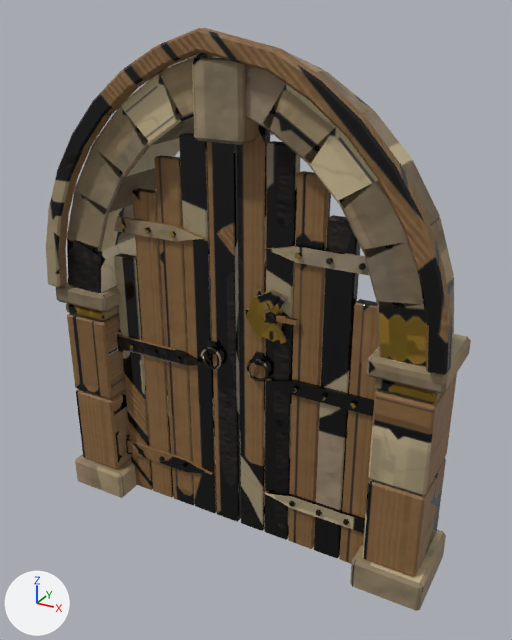
The glTF model games/crestbound/assets/models/keep/gate_door.glb: old version first, new version second.
Both versions are drawn from a 50 mm camera at (2.99, -5.23, 4.9) aimed at (0.12, 0.0, 2.29). The axes (+X, +Y, +Z) are drawn at lower left. The lights are the same throughout. The first picture is the older version. Vertices at exactly the same position are counted once.

Objects in the first picture: 'gate_door'.
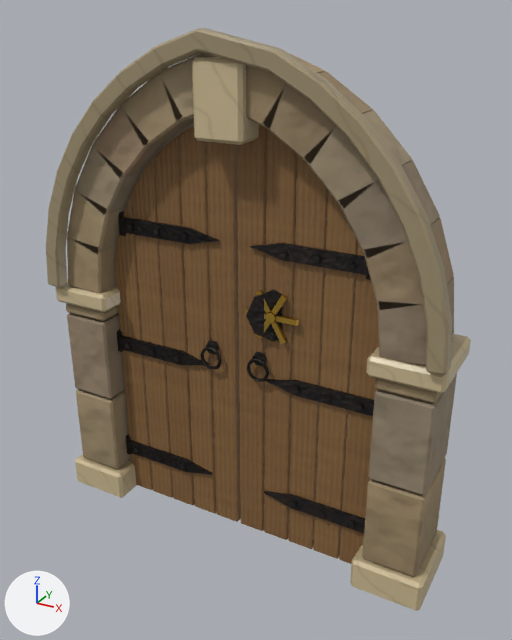
Boxes [x1, y1, x2, y2] around the edits, measured in the pictures (512 x 640 px; the box of a moved part takes in the faces that stretch with it):
part 1 of me_gate_door, moved or reshaped: before [138, 449, 143, 455]; after [134, 448, 139, 453]
part 2 of me_gate_door, moved or reshaped: before [130, 344, 136, 350]; after [125, 343, 131, 349]
part 3 of me_gate_door, moved or reshaped: before [114, 216, 205, 242]; after [120, 217, 220, 244]
part 4 of me_gate_door, moved or reshaped: before [120, 223, 126, 229]; after [128, 224, 134, 230]
part 5 of me_gate_door, moved or reshaped: before [144, 227, 151, 233]; after [154, 229, 160, 235]
part 6 of me_gate_door, moved or reshaped: before [169, 231, 176, 238]; after [181, 233, 188, 240]
part 7 of me_gate_door, moved or reshaped (not visible before): after [118, 211, 126, 236]
part 8 of me_gate_door, moved or reshaped: before [343, 519, 349, 526]; after [349, 521, 355, 528]
part 9 of me_gate_door, moved or reshaped: before [316, 510, 322, 516]; after [319, 511, 325, 518]
part 10 of me_gate_door, moved or reshaped: before [350, 402, 357, 409]; after [357, 403, 364, 410]
part 11 of me_gate_door, moved or reshaped: before [321, 394, 327, 401]; after [325, 395, 331, 402]
part 12 of me_gate_door, moved or reshaped: before [292, 386, 299, 393]; after [294, 387, 300, 393]
part 13 of me_gate_door, moved or reshaped: before [265, 245, 370, 276]; after [250, 243, 369, 275]
part 14 of me_gate_door, moved or reshaped: before [359, 263, 366, 270]; after [349, 261, 356, 269]
part 15 of me_gate_door, moved or reshaped: before [326, 257, 333, 265]; after [314, 256, 321, 263]
part 16 of me_gate_door, moved or reshaped: before [295, 252, 302, 259]; after [281, 250, 288, 257]
part 17 of me_gate_door, rebuilt: before [154, 155, 195, 505]; after [154, 136, 195, 505]
part 18 of me_gate_door, moved or reshaped: [114, 125, 379, 564] in both
part 19 of me_gate_door, surface changed: [48, 28, 471, 611] in both

The change in detail:
me_gate_door is used by ob_gate_door; location (0.0, 0.0, 0.0).
me_gate_door had 1582 vertices, 2864 faces and spanned x -1.98..1.98, y -0.47..0.43, z 0.0..4.77.
me_gate_door now has 1618 vertices, 2936 faces and spans x -1.98..1.98, y -0.47..0.43, z 0.0..4.77.
me_gate_door part 1: the loose piece of 12 vertices spanning x -1.2..-1.15, y -0.22..-0.19, z 0.52..0.58 is moved by (-0.06, 0.0, 0.0).
me_gate_door part 2: the loose piece of 12 vertices spanning x -1.2..-1.15, y -0.22..-0.19, z 1.77..1.83 is moved by (-0.06, 0.0, 0.0).
me_gate_door part 3: the loose piece of 14 vertices spanning x -1.37..-0.3, y -0.19..-0.16, z 2.98..3.12 is moved by (0.15, 0.0, 0.0).
me_gate_door part 4: the loose piece of 12 vertices spanning x -1.2..-1.15, y -0.22..-0.19, z 3.02..3.08 is moved by (0.09, 0.0, 0.0).
me_gate_door part 5: the loose piece of 12 vertices spanning x -0.92..-0.87, y -0.22..-0.19, z 3.02..3.08 is moved by (0.11, 0.0, 0.0).
me_gate_door part 6: the loose piece of 12 vertices spanning x -0.65..-0.6, y -0.22..-0.19, z 3.02..3.08 is moved by (0.13, 0.0, 0.0).
me_gate_door part 7: the loose piece of 14 vertices spanning x -1.43..-1.33, y -0.17..-0.09, z 2.94..3.16 is moved by (0.15, 0.0, 0.0).
me_gate_door part 8: the loose piece of 12 vertices spanning x 1.16..1.21, y -0.22..-0.19, z 0.52..0.58 is moved by (0.06, 0.0, 0.0).
me_gate_door part 9: the loose piece of 12 vertices spanning x 0.88..0.93, y -0.22..-0.19, z 0.52..0.58 is moved by (0.04, 0.0, 0.0).
me_gate_door part 10: the loose piece of 12 vertices spanning x 1.16..1.21, y -0.22..-0.19, z 1.77..1.83 is moved by (0.06, 0.0, 0.0).
me_gate_door part 11: the loose piece of 12 vertices spanning x 0.88..0.93, y -0.22..-0.19, z 1.77..1.83 is moved by (0.04, 0.0, 0.0).
me_gate_door part 12: the loose piece of 12 vertices spanning x 0.6..0.65, y -0.22..-0.19, z 1.77..1.83 is moved by (0.02, 0.0, 0.0).
me_gate_door part 13: the loose piece of 14 vertices spanning x 0.3..1.37, y -0.19..-0.16, z 2.98..3.12 is moved by (-0.15, 0.0, 0.0).
me_gate_door part 14: the loose piece of 12 vertices spanning x 1.16..1.21, y -0.22..-0.19, z 3.02..3.08 is moved by (-0.09, 0.0, 0.0).
me_gate_door part 15: the loose piece of 12 vertices spanning x 0.88..0.93, y -0.22..-0.19, z 3.02..3.08 is moved by (-0.11, 0.0, 0.0).
me_gate_door part 16: the loose piece of 12 vertices spanning x 0.6..0.65, y -0.22..-0.19, z 3.02..3.08 is moved by (-0.13, 0.0, 0.0).
me_gate_door part 17: the loose piece of 24 vertices spanning x -0.83..-0.56, y -0.16..-0.05, z 0.03..3.71 is rebuilt with 28 vertices and now spans x -0.83..-0.56, y -0.16..-0.05, z 0.03..3.91.
me_gate_door part 18: 26 vertices moved from x -1.36..1.36, y -0.16..-0.05, z 2.7..4.07 to x -1.24..1.23, y -0.16..-0.05, z 3.1..4.12; 118 vertices removed from x -1.37..1.37, y -0.16..-0.05, z 0.03..4.07; 150 vertices added at x -1.37..1.37, y -0.16..-0.05, z 0.03..4.15.
me_gate_door part 19: 1993 kept faces spanning x -1.98..1.98, y -0.47..0.43, z 0.0..4.77 get new texture (UV) coordinates.
Other edits to the shape of me_gate_door do not show in these pictures.
